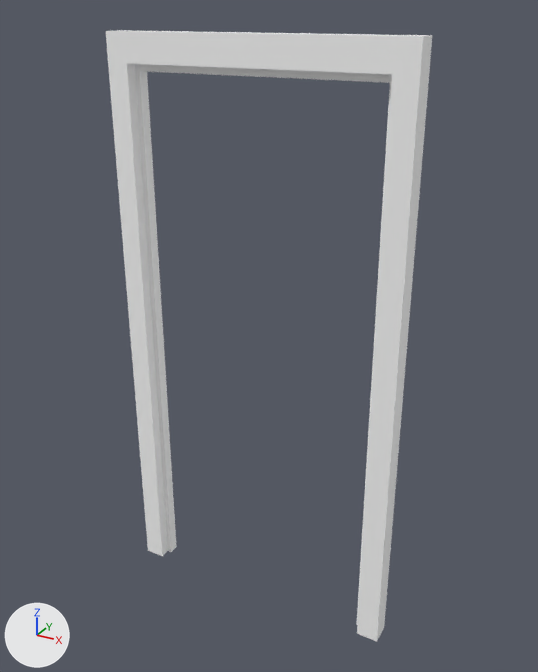
An edit to the glTF model assets/doors/doorway_1.glb, drawn before and after from the same camera.
One viewpoint serves both versions: a camera (50 mm lens) standing at (1.21, -2.08, 2.2) and looking at (0.03, 0.05, 1.13). The axes (+X, +Y, +Z) are drawn at lower left. The lights are the same throughout. Where no turn or scale is listed for an object, it has been applied to the vertices.

The first picture shows 'doorway_1'.
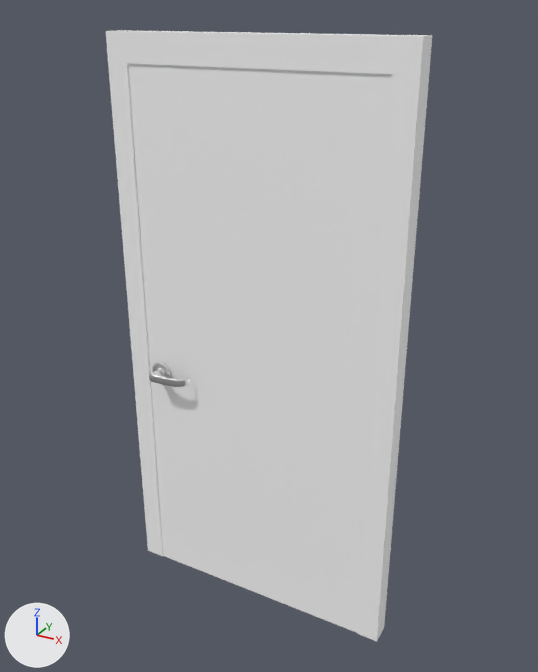
Commit message: update door assets

Boxes [x1, y1, x2, y2] around the edits, measured in the pictures (538 x 672 px):
'doorway_door_1', added: after [128, 64, 392, 633]
    faces in mat_frame_material (white #ffffff): [128, 64, 392, 633]
    faces in mat_metal_material (white #e7e7e7): [152, 362, 171, 378]
'doorway_handle_1', added: after [149, 370, 190, 387]

The change, as a list of edits to the scene's bpy script:
```text
Add mat_metal_material:
    mat_metal_material = principled_material('Metal_Material')
    mat_metal_material.base_color = (0.8, 0.8, 0.8)  # white #e7e7e7
    mat_metal_material.metallic = 1.0
    mat_metal_material.roughness = 0.3
Add me_mesh_002:
    me_mesh_002.from_pydata(...)  # 306 vertices, 608 faces; spans x -0.416..-0.261, y -0.084..0.086, z 0.897..0.933
    me_mesh_002.materials.append(mat_metal_material)  # white #e7e7e7
Add me_mesh_001:
    me_mesh_001.from_pydata(...)  # 360 vertices, 652 faces; spans x -0.46..0.46, y -0.04..0.04, z 0.0..2.03
    # faces by material slot: [12, 640]
    me_mesh_001.materials.append(mat_frame_material)  # white #ffffff
    me_mesh_001.materials.append(mat_metal_material)  # white #e7e7e7
Add ob_doorway_handle_1:
    ob_doorway_handle_1 = bpy.data.objects.new('doorway_handle_1', me_mesh_002)
    ob_doorway_handle_1.location = (0.0, 0.0, 0.0)
Add ob_doorway_door_1:
    ob_doorway_door_1 = bpy.data.objects.new('doorway_door_1', me_mesh_001)
    ob_doorway_door_1.location = (0.0, 0.0, 0.0)
```
